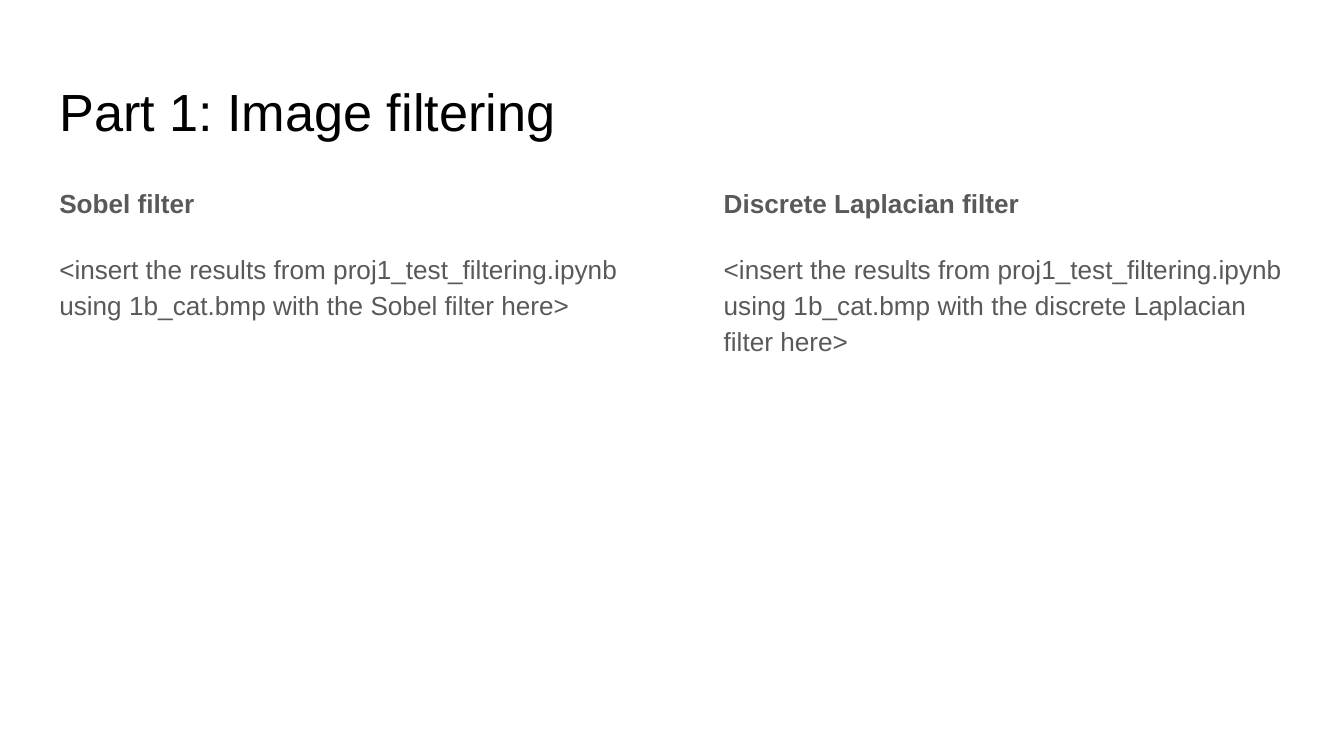
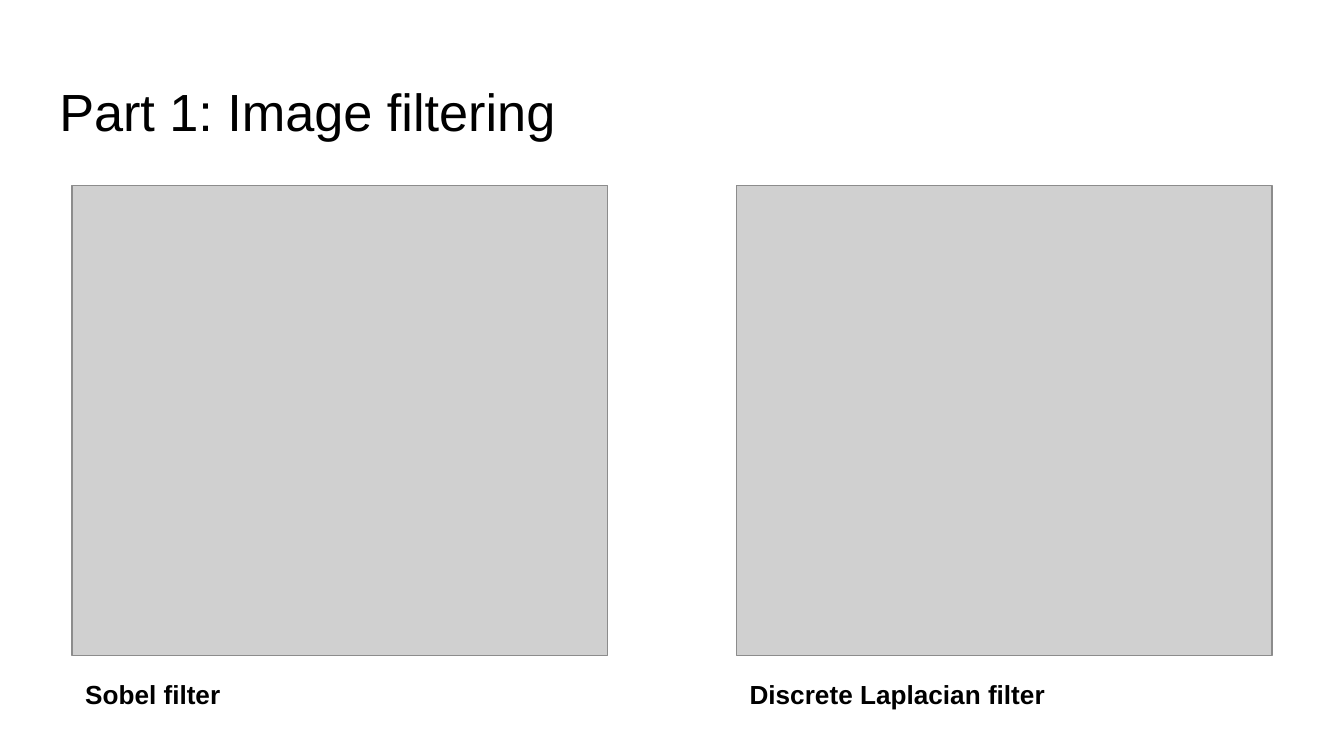
Before and after one commit to haoranw96/filtering_hybrid, a slide deck: slide 4 of report_template.pptx. Drawn at 1344x756 pixels with LibreOffice and Linux fonts; fonts in the diff are those of the drawing; grey boxes stand for pictures. Boxes give left, top, right and bottom in pixels: in the first picture for what was removed or moved away, otherwise in the second. Text is boxed around its words. In the diff, an @@ line names an element or a change of style, - is before the commit and + after.

```diff
--- a/report_template.pptx
+++ b/report_template.pptx
@@ text removed at <box>59,194,617,321</box> @@
-Sobel filter
-<insert the results from proj1_test_filtering.ipynb using 1b_cat.bmp with the Sobel filter here>
@@ picture added at <box>71,185,607,656</box> @@
@@ text removed at <box>724,194,1282,351</box> @@
-Discrete Laplacian filter
-<insert the results from proj1_test_filtering.ipynb using 1b_cat.bmp with the discrete Laplacian filter here>
@@ picture added at <box>737,185,1273,656</box> @@
@@ text added at <box>85,685,221,705</box>, 14 pt, text #000000, bold @@
+Sobel filter
@@ text added at <box>750,685,1045,710</box>, 14 pt, text #000000, bold @@
+Discrete Laplacian filter
```
Also in this commit, not shown: 9 other slides changed, 2 slides added, 2 slides removed, 1 other file.
